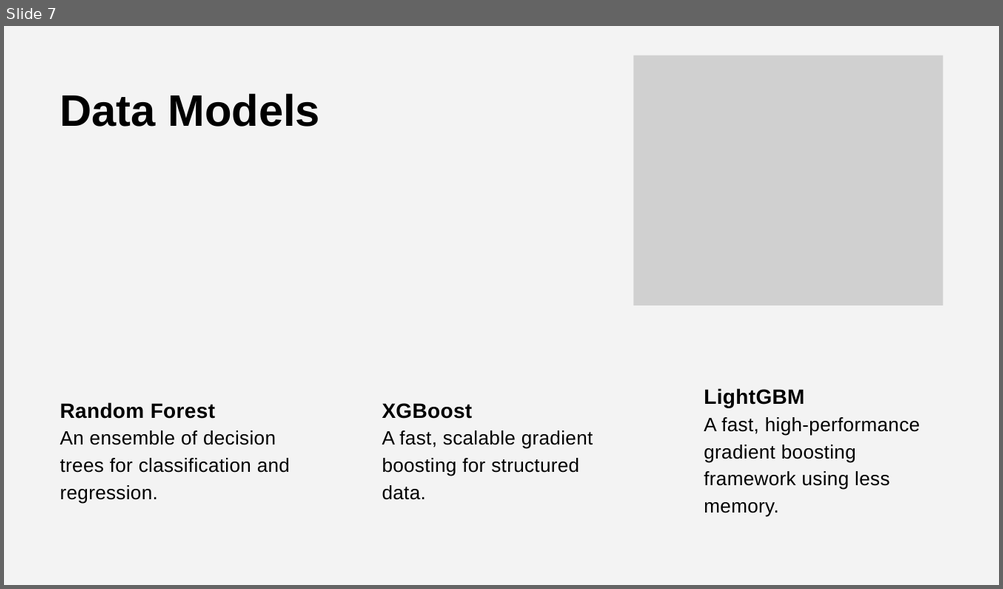
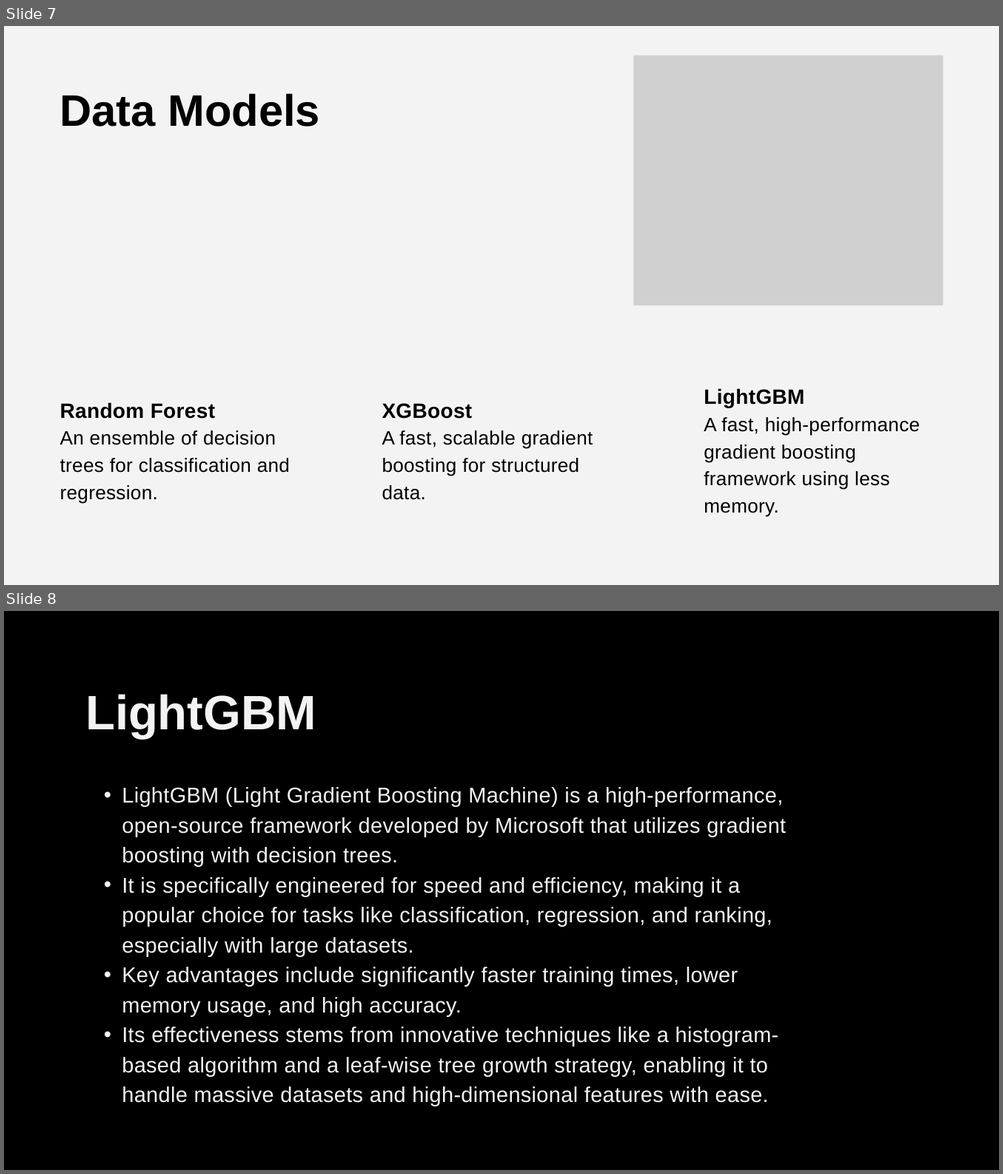
Before and after one commit to hardiksd7/Smart-Factory-Insights, a slide deck: Smart Factory Insights - Predictive Maintenance and Remaining Useful Life Days Forecasting.pptx. Shown one above the other, each under a label of ours: slide 7 before the commit, slides 7 and 8 after it. The pictures are 1003x589 and 1003x1174 pixels, drawn with LibreOffice and Linux fonts; fonts in the diff are those of the drawing; grey boxes stand for pictures. Boxes give left, top, right and bottom in pixels: in the first picture for what was removed or moved away, otherwise in the second. Text is boxed around its words. In the diff, an @@ line names an element or a change of style, - is before the commit and + after.

```diff
--- a/Smart Factory Insights - Predictive Maintenance and Remaining Useful Life Days Forecasting.pptx
+++ b/Smart Factory Insights - Predictive Maintenance and Remaining Useful Life Days Forecasting.pptx
@@ slide 8 added at bbox=[4, 611, 999, 1170], background #000000 @@
@@ text added at bbox=[85, 694, 316, 738], 70 pt, text #F3F3F3, bold @@
+LightGBM
@@ text added at bbox=[122, 787, 785, 1107], 31 pt, text #F3F3F3 @@
+  • LightGBM (Light Gradient Boosting Machine) is a high-performance, open-source framework developed by Microsoft that utilizes gradient boosting with decision trees.
+  • It is specifically engineered for speed and efficiency, making it a popular choice for tasks like classification, regression, and ranking, especially with large datasets.
+  • Key advantages include significantly faster training times, lower memory usage, and high accuracy.
+  • Its effectiveness stems from innovative techniques like a histogram-based algorithm and a leaf-wise tree growth strategy, enabling it to handle massive datasets and high-dimensional features with ease.
```
Also in this commit, not shown: 1 slide changed.
